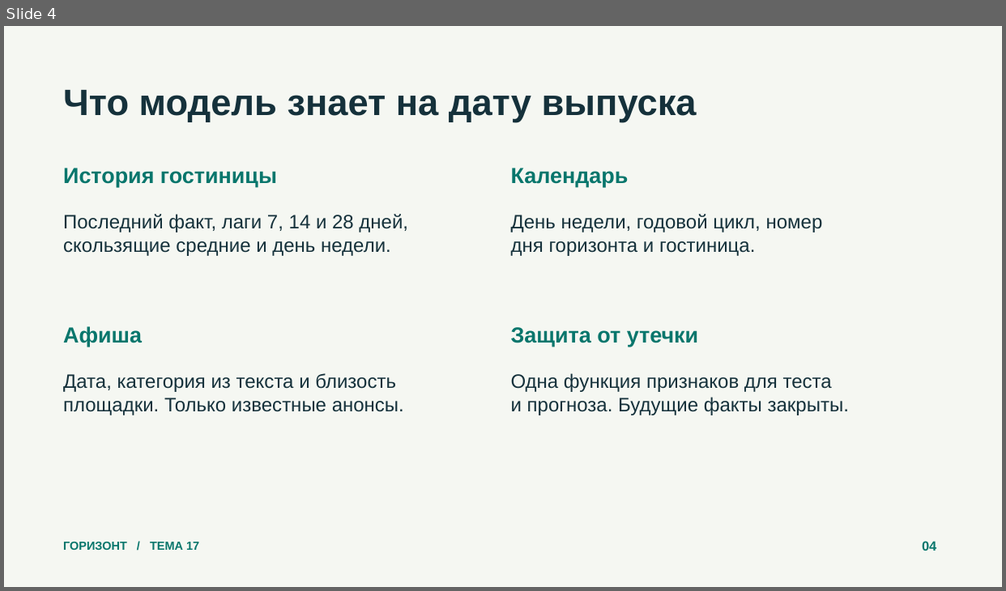
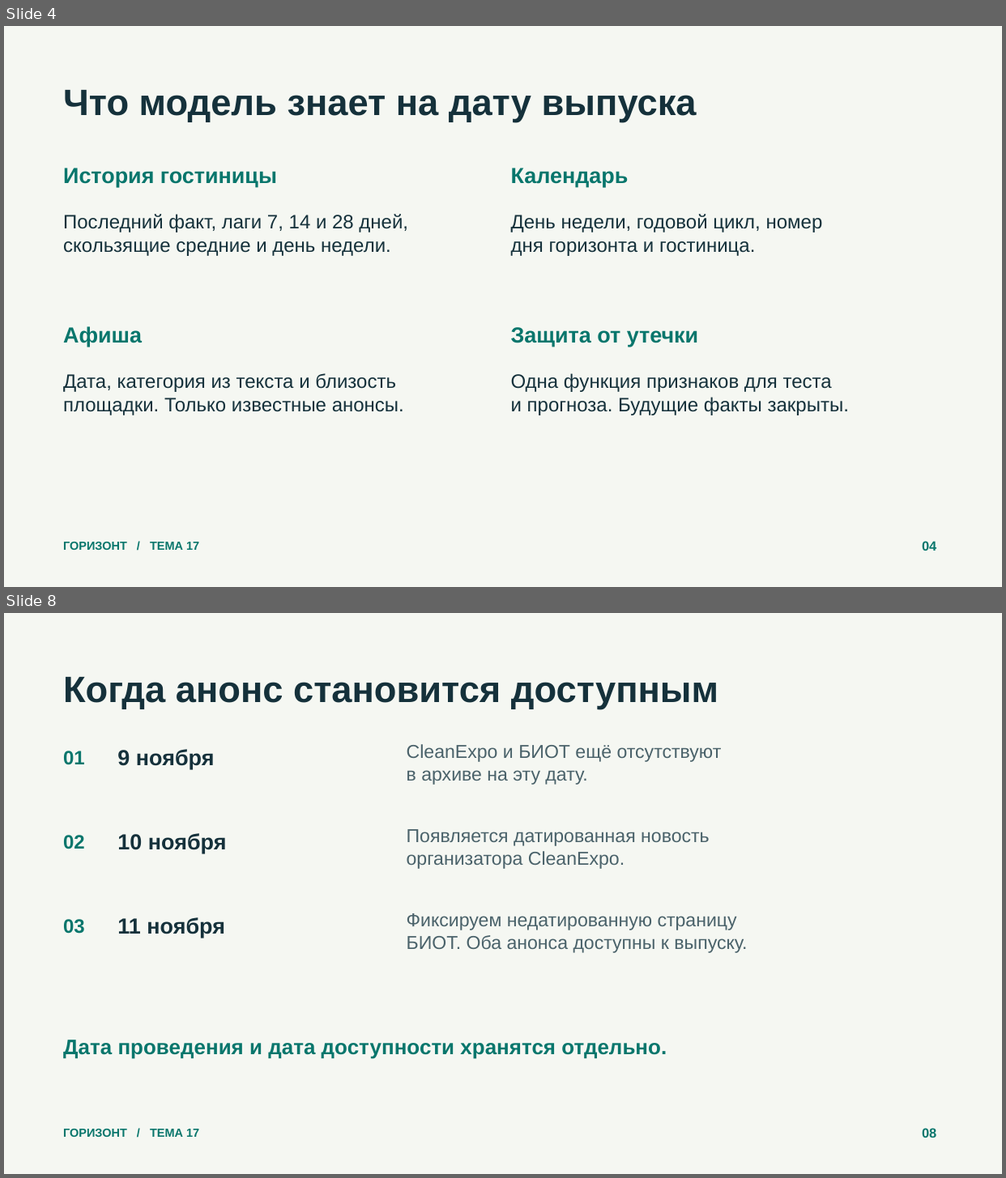
Before and after one commit to ReliqU/HotelForecast, a slide deck: deliverables/Презентация.pptx. Shown one above the other, each under a label of ours: slide 4 before the commit, slides 4 and 8 after it; the slides between them are not shown. The pictures are 1006x591 and 1006x1178 pixels, drawn with LibreOffice and Linux fonts; fonts in the diff are those of the drawing. Boxes give left, top, right and bottom in pixels: in the first picture for what was removed or moved away, otherwise in the second. Text is boxed around its words. In the diff, an @@ line names an element or a change of style, - is before the commit and + after.

```diff
--- a/deliverables/Презентация.pptx
+++ b/deliverables/Презентация.pptx
@@ slide 8 added at (4,613,1002,1174), background #F5F7F2 @@
@@ text added at (63,677,718,709), 35.2 pt, text #15313B, bold @@
+Когда анонс становится доступным
@@ text added at (63,751,85,765), 18.8 pt, text #08766C, bold @@
+01
@@ text added at (117,749,215,769), 21 pt, text #15313B, bold @@
+9 ноября
@@ text added at (407,744,722,785), 18 pt, text #4A626A @@
+CleanExpo и БИОТ ещё отсутствуют
+в архиве на эту дату.
@@ text added at (407,829,710,869), 18 pt, text #4A626A @@
+Появляется датированная новость
+организатора CleanExpo.
@@ text added at (63,835,85,850), 18.8 pt, text #08766C, bold @@
+02
@@ text added at (117,833,227,854), 21 pt, text #15313B, bold @@
+10 ноября
@@ text added at (63,919,85,934), 18.8 pt, text #08766C, bold @@
+03
@@ text added at (117,918,225,938), 21 pt, text #15313B, bold @@
+11 ноября
@@ text added at (407,914,747,953), 18 pt, text #4A626A @@
+Фиксируем недатированную страницу
+БИОТ. Оба анонса доступны к выпуску.
@@ text added at (63,1040,667,1059), 20.2 pt, text #08766C, bold @@
+Дата проведения и дата доступности хранятся отдельно.
@@ text added at (63,1129,199,1137), 11.2 pt, text #08766C, bold @@
+ГОРИЗОНТ / ТЕМА 17
@@ text added at (922,1128,936,1138), 12.8 pt, text #08766C, bold @@
+08
```
Also in this commit, not shown: 4 slides changed, 2 other slides added, 2 slides removed, 21 other files.
